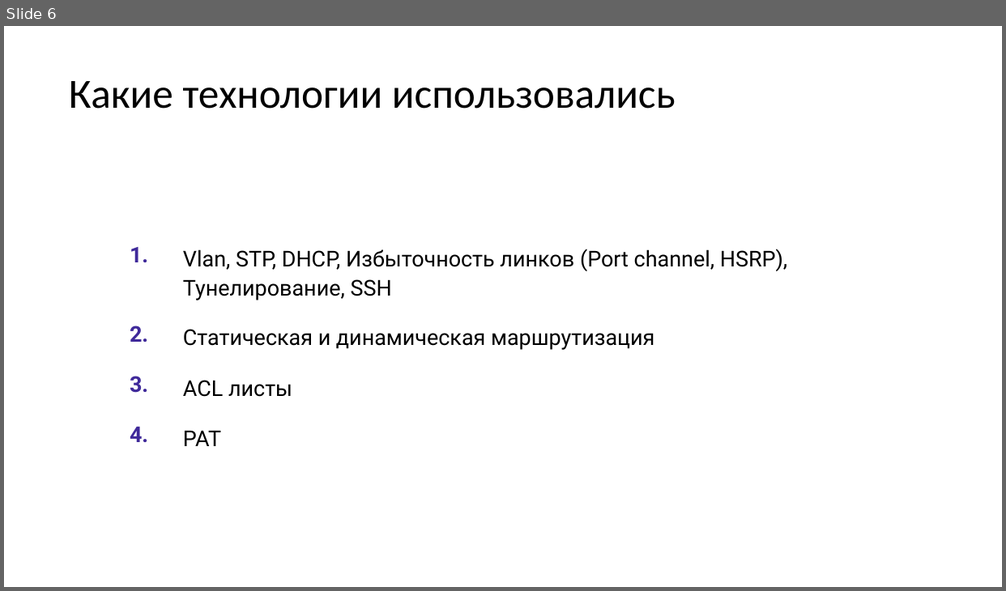
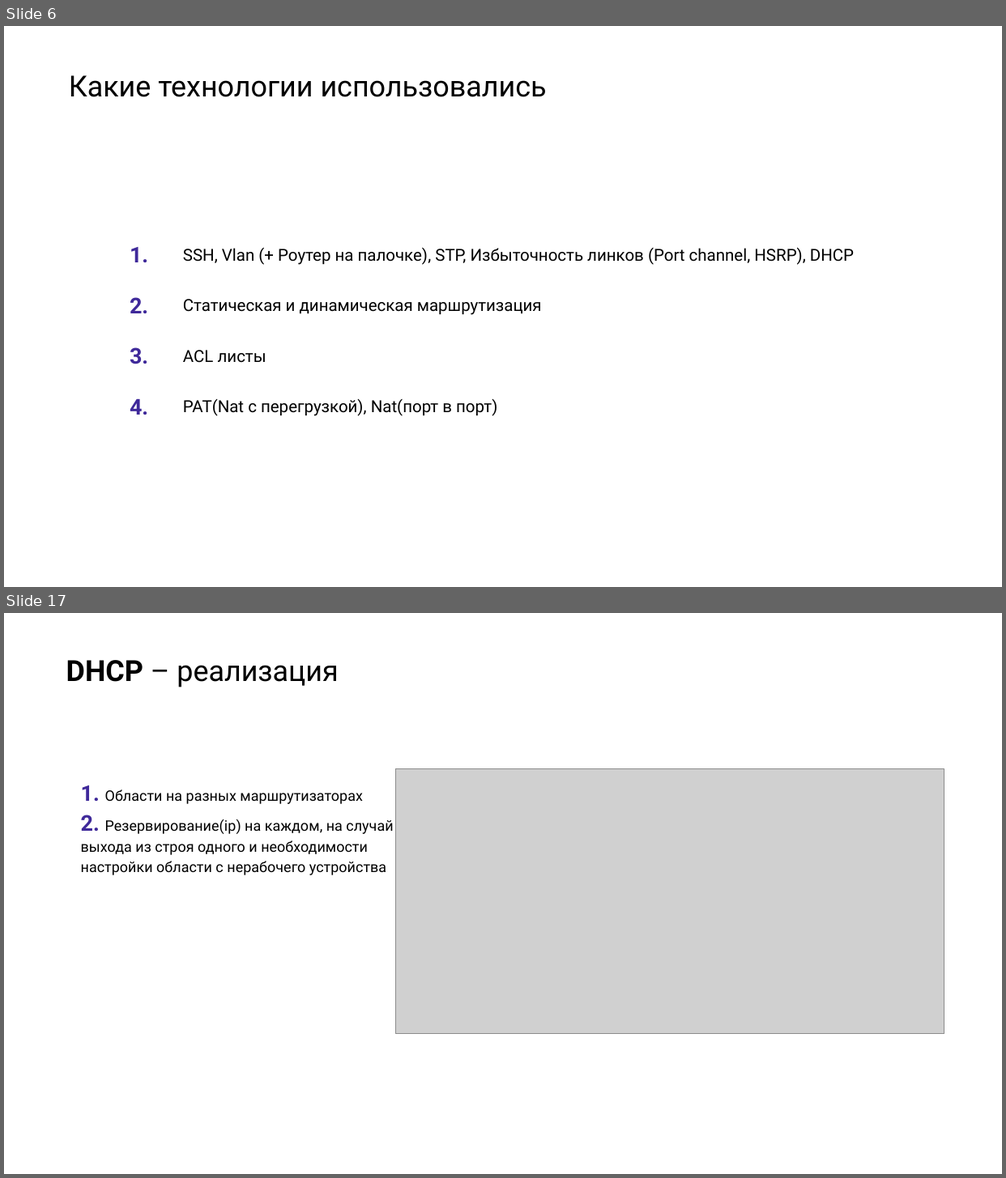
Before and after one commit to aarkin002/otus_NEb, a slide deck: Project/Otus_basic.pptx. Shown one above the other, each under a label of ours: slide 6 before the commit, slides 6 and 17 after it; the slides between them are not shown. The pictures are 1006x591 and 1006x1178 pixels, drawn with LibreOffice and Linux fonts; fonts in the diff are those of the drawing; grey boxes stand for pictures. Boxes give left, top, right and bottom in pixels: in the first picture for what was removed or moved away, otherwise in the second. Text is boxed around its words. In the diff, an @@ line names an element or a change of style, - is before the commit and + after.

```diff
--- a/Project/Otus_basic.pptx
+++ b/Project/Otus_basic.pptx
@@ slide 17 added at [4,613,1002,1174], background #FFFFFF @@
@@ title added at [66,660,339,688], 28 pt, text #000000 @@
+DHCP – реализация
@@ picture added at [395,769,944,1033] @@
@@ text added at [81,786,393,875], 14 pt, text #000000 @@
+1. Области на разных маршрутизаторах
+2. Резервирование(ip) на каждом, на случай
+выхода из строя одного и необходимости
+настройки области с нерабочего устройства
@@ slide 6 changed as well @@
@@ title "Какие технологии использовались" at [69,75,547,97]: size 40 to 28 pt, font Calibri to Roboto @@
@@ table at [108,233,898,486] @@
-row 1, column 2: Vlan, STP, DHCP, Избыточность линков (Port channel, HSRP), Тунелирование, SSH
+row 1, column 2: SSH, Vlan (+ Роутер на палочке), STP, Избыточность линков (Port channel, HSRP), DHCP
-row 4, column 2: PAT
+row 4, column 2: PAT(Nat с перегрузкой), Nat(порт в порт)
@@ size 21 to 16 pt in "Статическая и динамическая маршрутизация", "ACL листы" @@
```
Also in this commit, not shown: 2 other slides changed, 18 other slides added, 2 slides removed, 1 other file.
